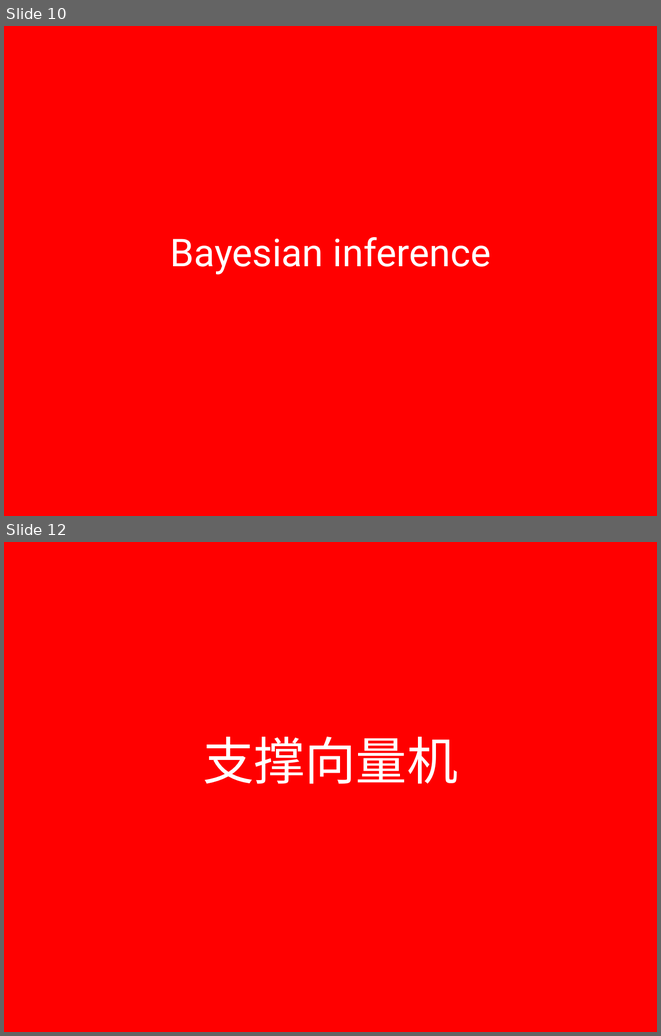
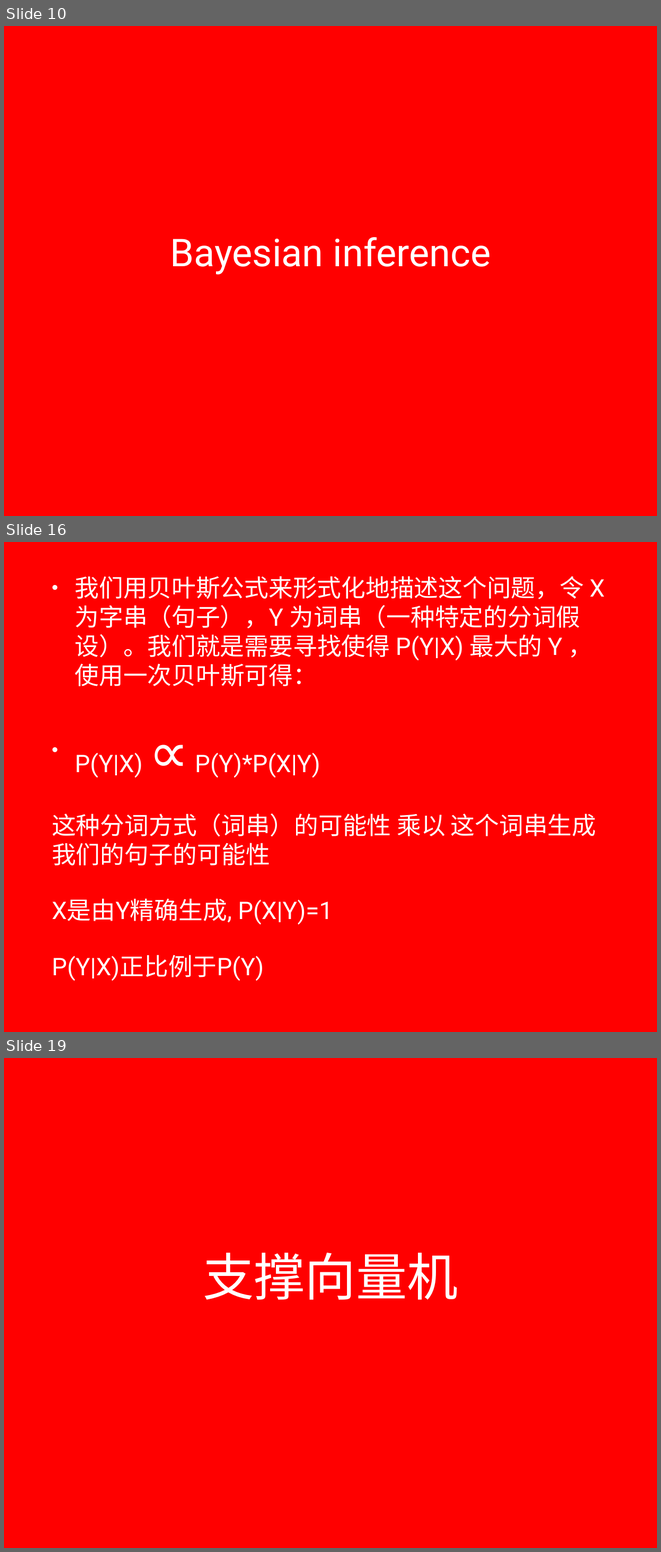
Before and after one commit to lizhanhui/ml, a slide deck: doc/presentation.pptx. Shown one above the other, each under a label of ours: slides 10 and 12 before the commit, slides 10, 16 and 19 after it; the slides between them are not shown. The pictures are 661x1036 and 661x1552 pixels, drawn with LibreOffice and Linux fonts; fonts in the diff are those of the drawing; background and template pictures are left out. Boxes give left, top, right and bottom in pixels: in the first picture for what was removed or moved away, otherwise in the second. Text is boxed around its words. In the diff, an @@ line names an element or a change of style, - is before the commit and + after.

```diff
--- a/doc/presentation.pptx
+++ b/doc/presentation.pptx
@@ slide 16 added at (4,542,657,1032), background picture (left out) @@
@@ text added at (52,576,605,980), 38 pt, text #FFFFFF @@
+• 我们用贝叶斯公式来形式化地描述这个问题，令 X 为字串（句子），Y 为词串（一种特定的分词假设）。我们就是需要寻找使得 P(Y|X) 最大的 Y ，使用一次贝叶斯可得：
+• P(Y|X) ∝ P(Y)*P(X|Y)
+这种分词方式（词串）的可能性 乘以 这个词串生成我们的句子的可能性
+X是由Y精确生成, P(X|Y)=1
+P(Y|X)正比例于P(Y)
@@ what was slide 12 is now slide 19 @@
```
Also in this commit, not shown: 3 slides changed, 7 other slides added, 1 slide removed.
